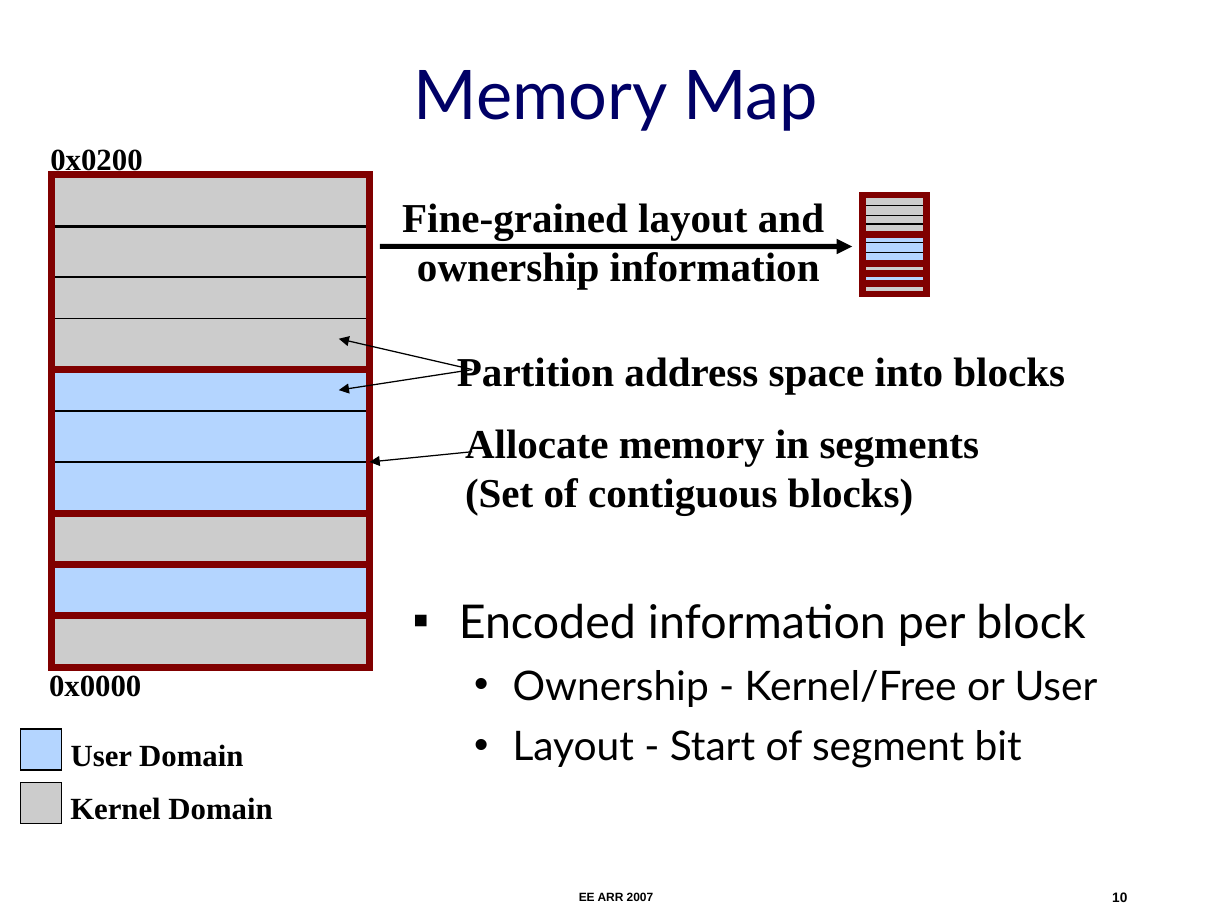
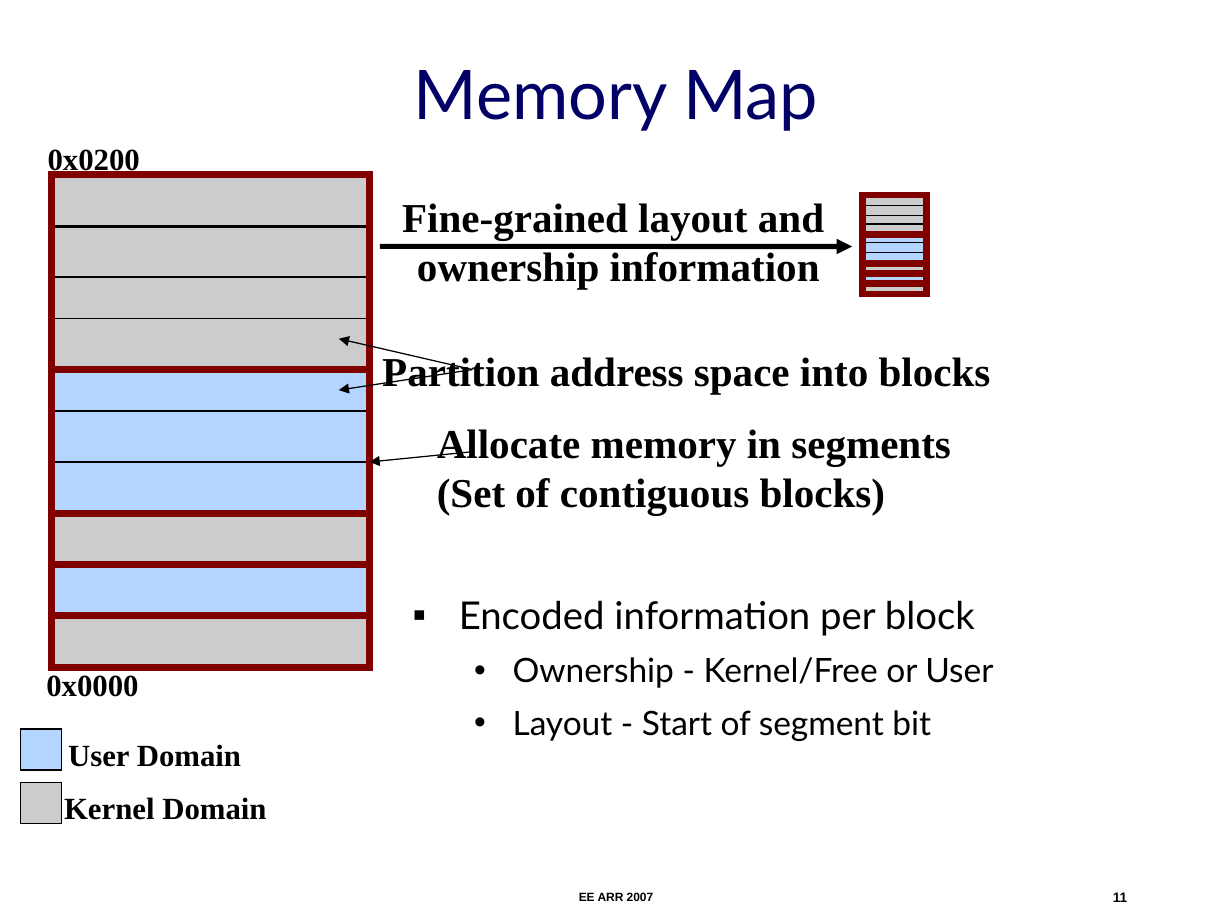
Before and after one commit to nesl/umpu, a slide deck: slide 11 of docs/ee-arr-2007/ee-arr.ppt (slide 10 before the commit). Drawn at 1232x924 pixels with LibreOffice and Linux fonts; fonts in the diff are those of the drawing. Boxes give left, top, right and bottom in pixels: in the first picture for what was removed or moved away, otherwise in the second. Text is boxed around its words. In the diff, an @@ line names an element or a change of style, - is before the commit and + after.

```diff
--- a/docs/ee-arr-2007/ee-arr.ppt
+++ b/docs/ee-arr-2007/ee-arr.ppt
@@ text "Partition address space into blocks": place and size @@
-text "Partition address space into blocks" at bbox=[457, 357, 1065, 394]
+text "Partition address space into blocks" at bbox=[382, 354, 991, 394]
@@ text "Allocate memory in segments": place and size @@
-text "Allocate memory in segments" at bbox=[465, 429, 980, 515]
+text "Allocate memory in segments" at bbox=[437, 429, 951, 515]
@@ text "Encoded information per block" at bbox=[459, 600, 993, 741]: size 27.2 to 22.4 pt in "Encoded information per block"; size 23.8 to 19.6 pt in "Ownership - Kernel/Free or User", "Layout - Start of segment bit" @@
@@ text "Kernel Domain": place and size @@
-text "Kernel Domain" at bbox=[70, 797, 272, 820]
+text "Kernel Domain" at bbox=[64, 797, 266, 820]
@@ page number at bbox=[1113, 892, 1127, 902]: text changed @@
-10
+11
```
Also in this commit, not shown: 26 other slides changed, 3 slides added, 17 slides removed, 1 other file.
